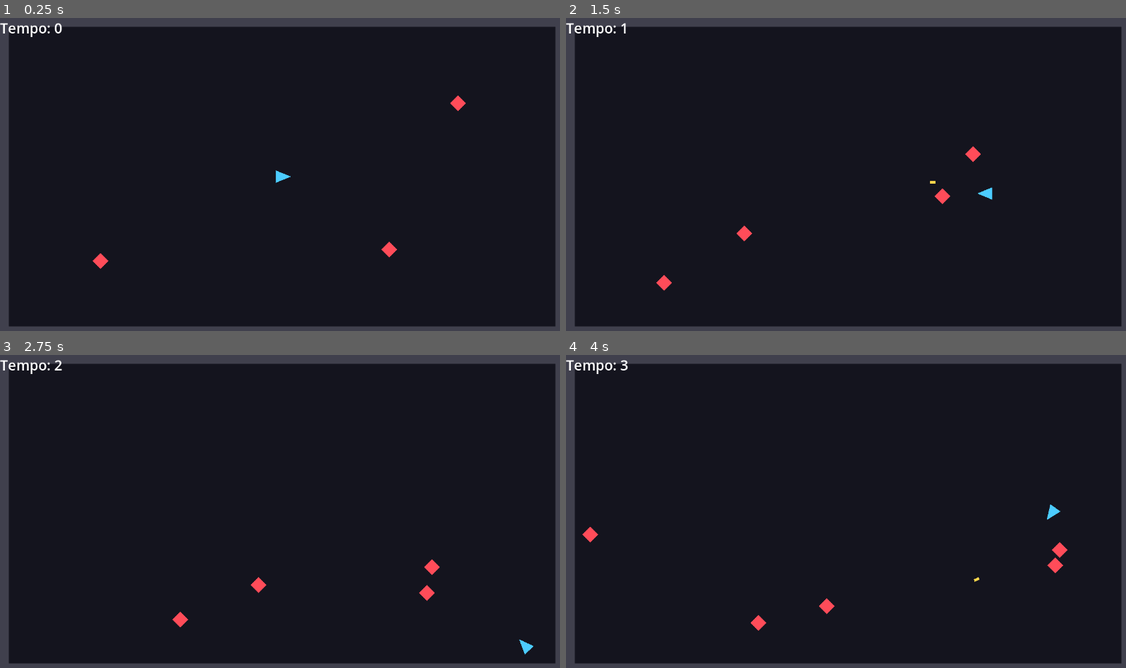
Above: before the commit, frames 1-4 (two rows, left to right).
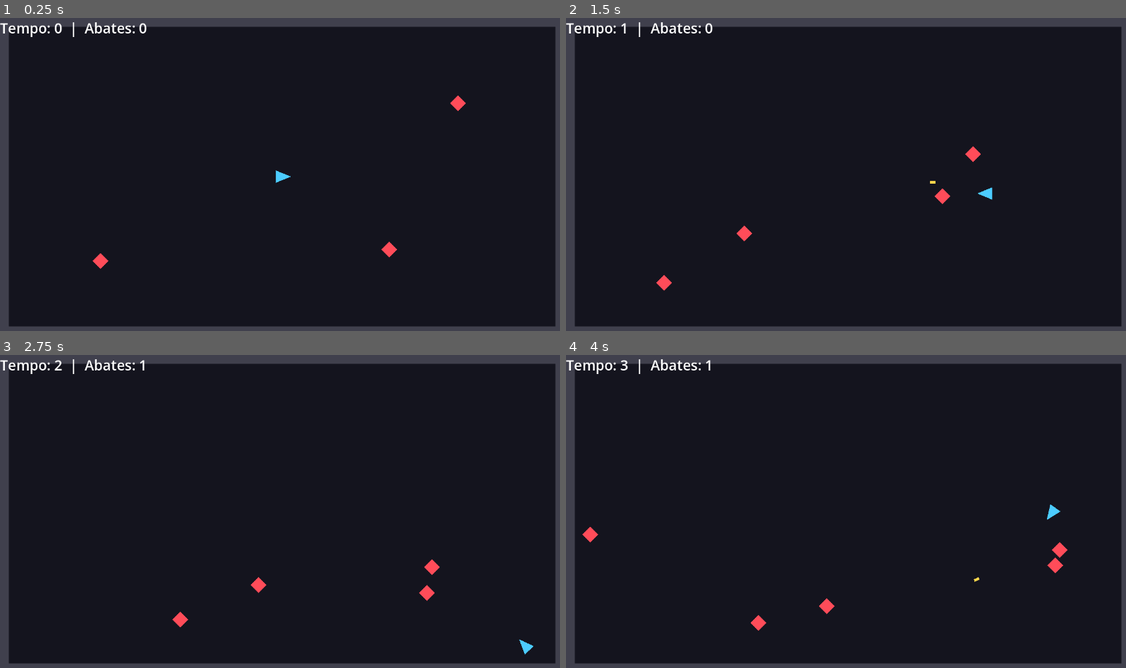
Above: after the commit, the same moments.

Repository: levyhnunes/godot-arena
Game: Godot game, scene res://scenes/main.tscn
The game is run twice, just before and just after one commit, with the same random seed, the same clock (stepped at 60 frames per second) and the same inputs.
Inputs (mouse positions are in pixels of both pictures, inside the frame that each line leads up to):
- Up to frame 1 (0.25 s): no input
- Up to frame 2 (1.5 s): move the mouse to (974, 161) at 0.52 s; hold D (move_right) 0.53-1.28 s; click (974, 161) at 0.6 s; move the mouse to (734, 193) at 1.27 s; hold S (move_down) from 1.28 s (still down); click (734, 193) at 1.35 s
- Up to frame 3 (2.75 s): move the mouse to (336, 442) at 2.02 s; release S (move_down) at 2.03 s; hold D (move_right) from 2.03 s (still down); click (336, 442) at 2.1 s
- Up to frame 4 (4 s): move the mouse to (818, 577) at 2.77 s; release D (move_right) at 2.78 s; hold W (move_up) 2.78-3.53 s; click (818, 577) at 2.85 s; move the mouse to (1019, 561) at 3.52 s; hold A (move_left) from 3.53 s (still down); click (1019, 561) at 3.6 s

The runs differ from the first frame. In frame 1, 0.2% of the frame differs, in the area x 12-27%, y 1-7%; in frame 2, 0.2%; in frame 3, 0.2%; in frame 4, 0.2%.

Commit message:
Aula 7: sinal died no inimigo e contador de abates
Co-Authored-By: Claude Opus 5.5 <noreply@anthropic.com>

Diff:
--- a/scripts/bullet.gd
+++ b/scripts/bullet.gd
@@ -15,7 +15,7 @@
 
 func _on_body_entered(body: Node2D) -> void:
 	if body.is_in_group("enemies"):
-		body.queue_free() # mata o inimigo
+		body.die() # mata o inimigo
 		queue_free() # a bala some
 	if body is StaticBody2D:  # bateu na parede
 		queue_free()  # remove a bala do jogo
--- a/scripts/enemy.gd
+++ b/scripts/enemy.gd
@@ -1,4 +1,6 @@
 extends CharacterBody2D
+
+signal died
 
 @export var speed: float = 150.0
 
@@ -15,3 +17,7 @@
 		return
 	velocity = global_position.direction_to(player.global_position) * speed
 	move_and_slide()
+
+func die() -> void:
+	died.emit()
+	queue_free()
--- a/scripts/main.gd
+++ b/scripts/main.gd
@@ -3,6 +3,7 @@
 const ENEMY = preload("res://scenes/enemy.tscn")
 
 var score: float = 0.0
+var kills: int = 0
 
 # Called when the node enters the scene tree for the first time.
 func _ready() -> void:
@@ -12,10 +13,14 @@
 # Called every frame. 'delta' is the elapsed time since the previous frame.
 func _process(delta: float) -> void:
 	score += delta
-	$HUD/ScoreLabel.text = "Tempo: %d" % score
+	$HUD/ScoreLabel.text = "Tempo: %d  |  Abates: %d" % [score, kills]
 
 
 func _on_timer_timeout() -> void:
 	var enemy = ENEMY.instantiate()
 	enemy.position = Vector2(randf_range(40, 1240), randf_range(40, 680))
+	enemy.died.connect(_on_enemy_died)
 	add_child(enemy)
+
+func _on_enemy_died() -> void:
+	kills += 1
